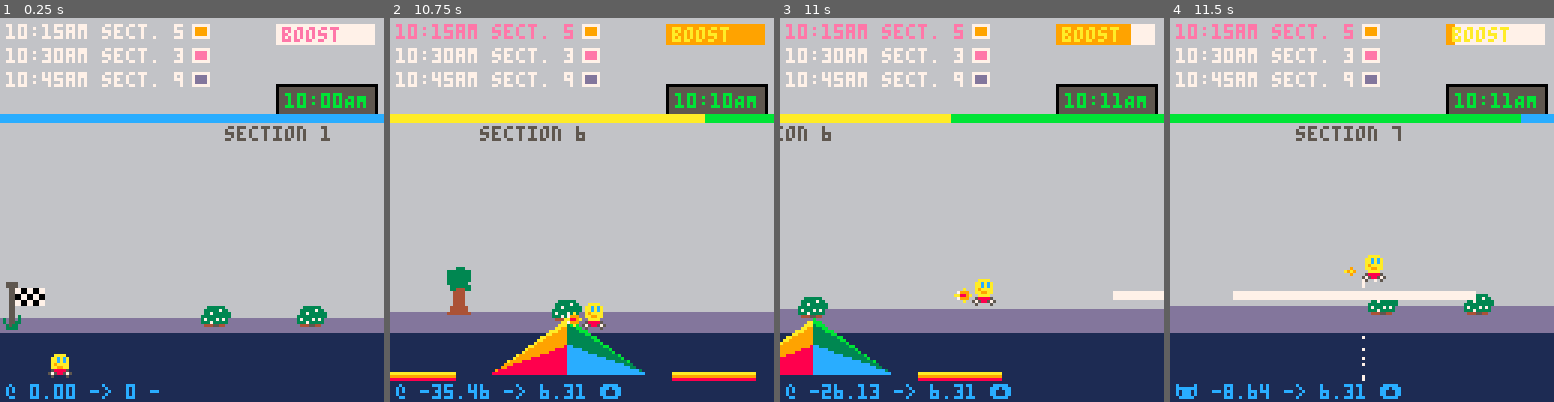
Above: before the commit, frames 1-4 (left to right).
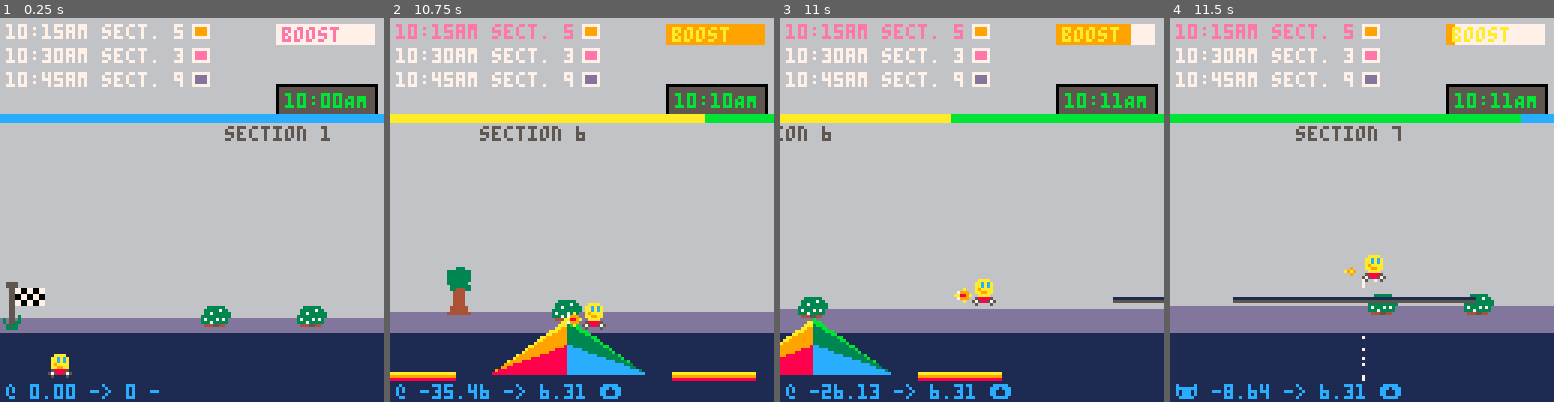
Above: after the commit, the same moments.

Repository: broquaint/pico8-carts
Game: PICO-8 cartridge racer.p8
Two runs of this game, one before a commit and one after it. Both use one fixed random seed, a clock stepped at 60 frames per second and the inputs below.
Inputs:
- Up to frame 1 (0.25 s): no input
- Up to frame 2 (10.75 s): tap X (X key) at 0.33, 0.7, 1.43, 2.58, 3.1, 3.62, 4.13, 4.65, 5.17, 5.68, 6.2, 6.72, 7.23, 7.75, 8.27, 8.78, 9.3, 9.82, 10.33 s; tap O (Z key) at 1.07, 1.8, 2.43, 3.07, 3.7, 4.33, 4.97, 5.6, 6.23, 6.87, 7.5, 8.13, 8.77, 9.4, 10.03, 10.67 s; hold Right 2.33-3.33 s; hold Right 3.38-4.22 s; hold Up 4.27-4.67 s; hold Right 4.72-5.72 s; hold Down 5.77-6.1 s; hold Left 6.15-6.98 s; hold Right 7.03-8.03 s; hold Right 8.08-8.92 s; hold Up 8.97-9.37 s; hold Right 9.42-10.42 s; hold Down from 10.47 s (still down)
- Up to frame 3 (11 s): release Down at 10.8 s; tap X (X key) at 10.85 s; hold Left from 10.85 s (still down)
- Up to frame 4 (11.5 s): keep holding Left; tap O (Z key) at 11.3 s; tap X (X key) at 11.37 s

Frames 1-2 are identical in both runs. In frame 3, 0.4% of the frame differs, in the area x 86-100%, y 71-75%; in frame 4, 2.0%, in the area x 16-80%, y 71-75%.

Commit message:
Small platform tweak
Just wants committing as it's distracting in the status. Still need to
make platforms meaningful.

Diff:
--- a/racer.p8
+++ b/racer.p8
@@ -757,9 +757,11 @@
    for p in all(platforms) do
       local px0 = wrapped_x(p)
       if should_draw(px0, p.width) then
-         local px = p.x
-         local py = p.y
-         rectfill(px0, py, px0 + p.width, py - 2, white)
+         local px1 = px0 + p.width
+         local py0 = p.y
+         local py1 = p.y + 1
+         line(px0, py0, px1, py0, navy)
+         line(px0, py1, px1, py1, dim_grey)
       end
    end
 
